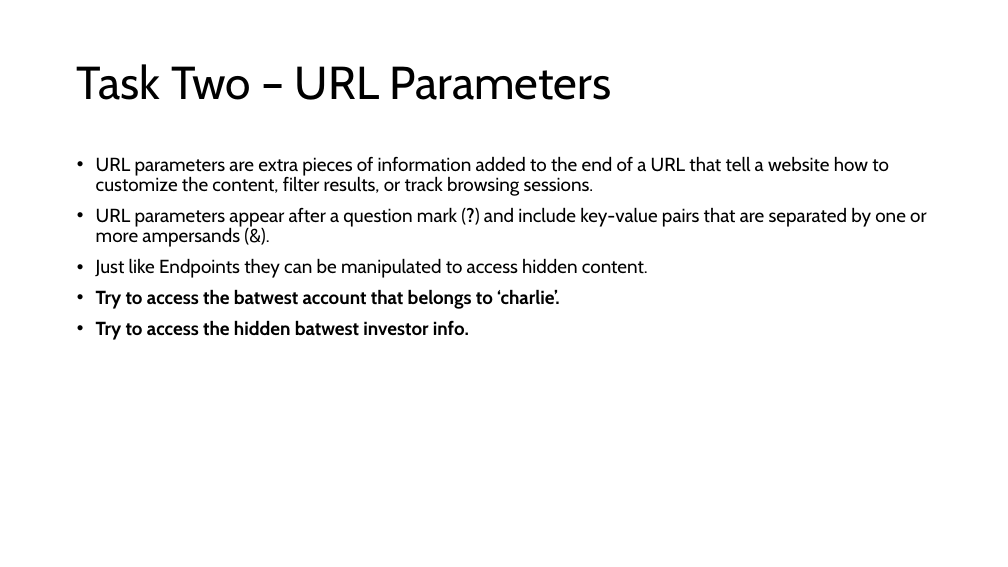
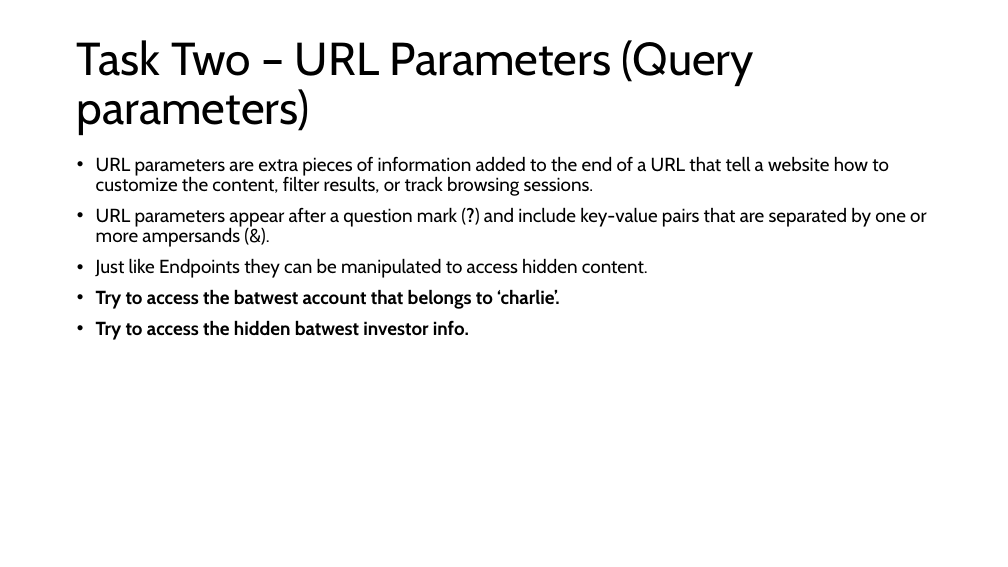
Before and after one commit to dom668/hackerBingo, a slide deck: slide 5 of Slides/special project slides.pptx. Drawn at 1008x567 pixels with LibreOffice and Linux fonts; fonts in the diff are those of the drawing. Boxes give left, top, right and bottom in pixels: in the first picture for what was removed or moved away, otherwise in the second. Text is boxed around its words. In the diff, an @@ line names an element or a change of style, - is before the commit and + after.

```diff
--- a/Slides/special project slides.pptx
+++ b/Slides/special project slides.pptx
@@ title at (x1=77, y1=40, x2=754, y2=135): text changed @@
-Task Two – URL Parameters
+Task Two – URL Parameters (Query parameters)
```
Also in this commit, not shown: 4 other slides changed, 16 other files.
